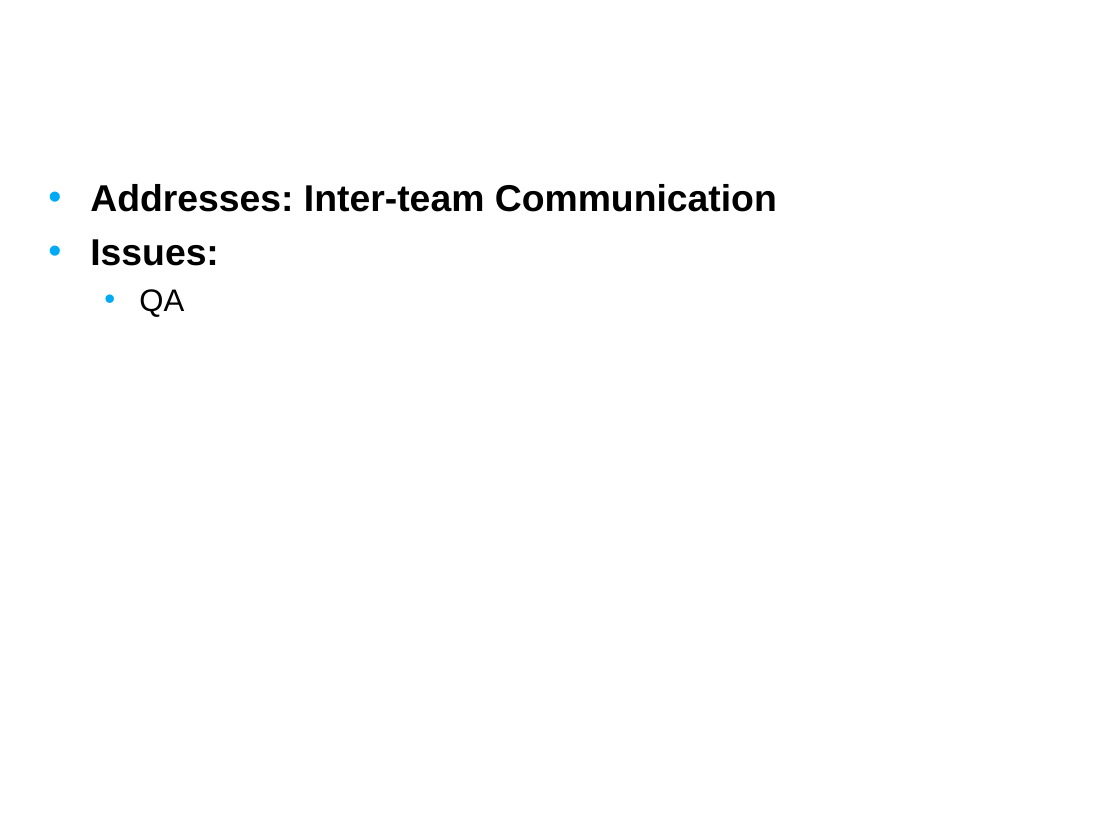
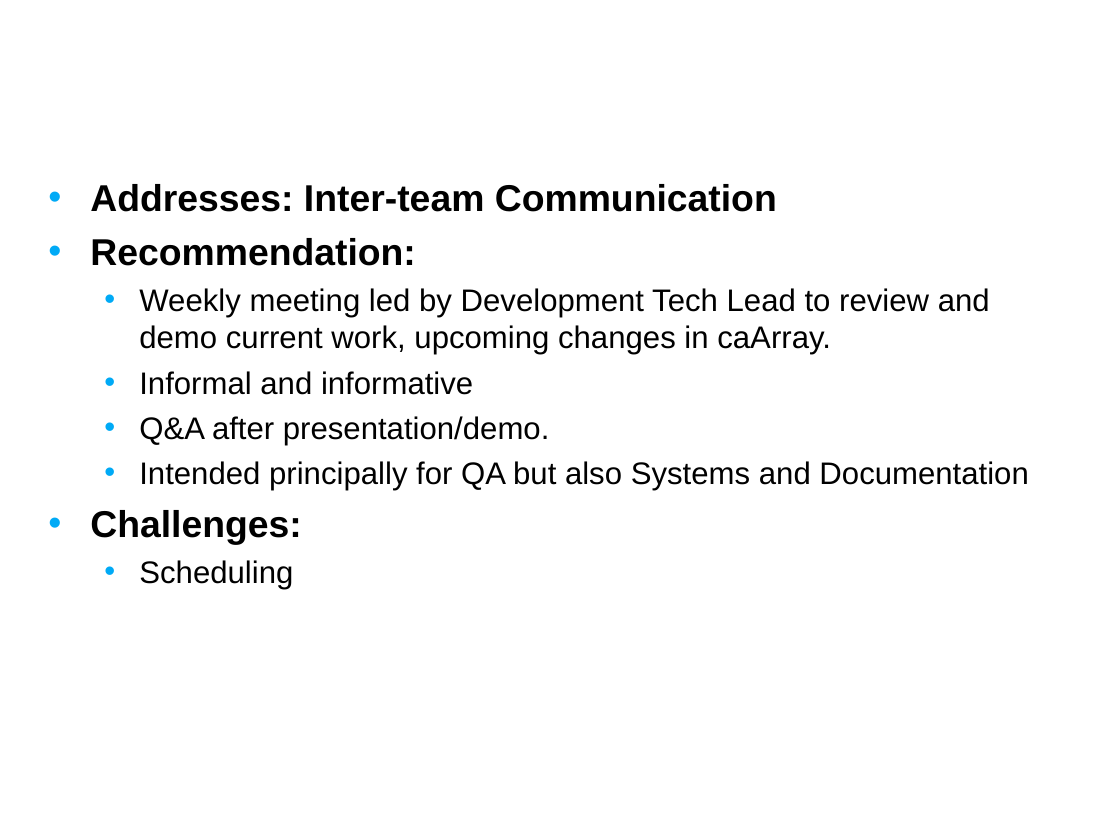
Before and after one commit to NCIP/caarray-docs, a slide deck: slide 10 of environment/references/process_improvement_proposal.ppt (slide 9 before the commit). Drawn at 1120x840 pixels with LibreOffice and Linux fonts; fonts in the diff are those of the drawing; background and template pictures are left out. Boxes give left, top, right and bottom in pixels: in the first picture for what was removed or moved away, otherwise in the second. Text is boxed around its words. In the diff, an @@ line names an element or a change of style, - is before the commit and + after.

```diff
--- a/environment/references/process_improvement_proposal.ppt
+++ b/environment/references/process_improvement_proposal.ppt
@@ text at <box>90,238,1028,589</box>: text changed; size 24 to 20 pt; bold off @@
-• Issues:
-  • QA
+• Recommendation:
+  • Weekly meeting led by Development Tech Lead to review and demo current work, upcoming changes in caArray.
+  • Informal and informative
+  • Q&A after presentation/demo.
+  • Intended principally for QA but also Systems and Documentation
+• Challenges:
+  • Scheduling
```
Also in this commit, not shown: 1 slide added.
